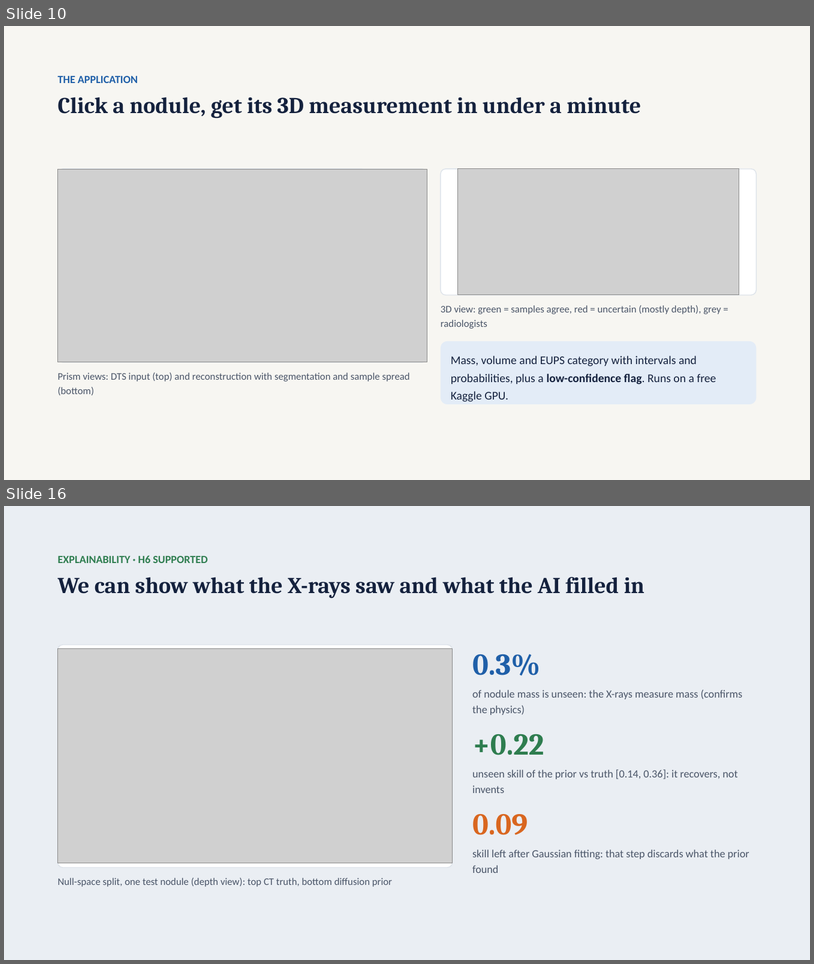
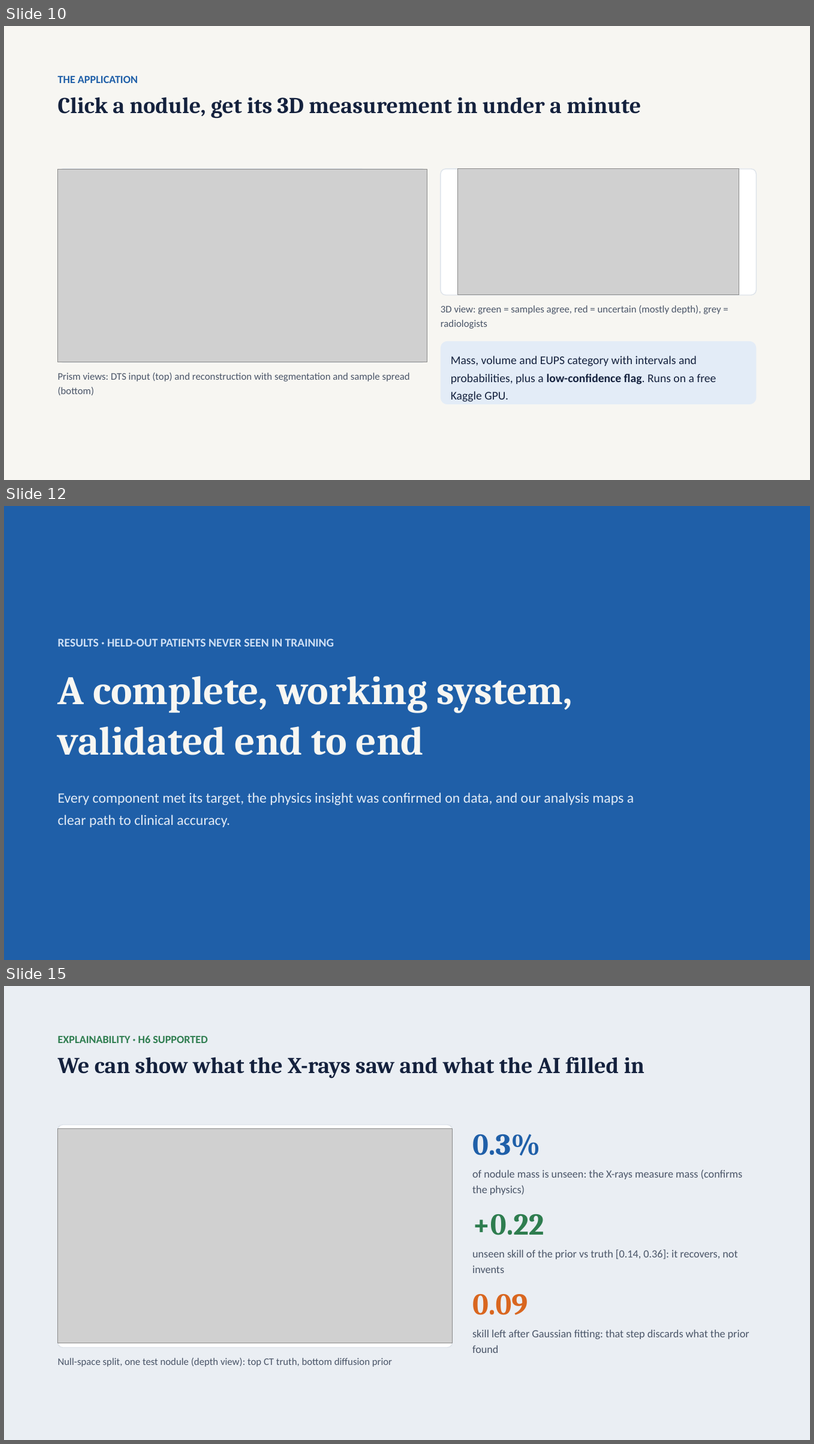
Before and after one commit to tcsquanta/medlift3d, a slide deck: report/MedLift3D_Defense.pptx. Shown one above the other, each under a label of ours: slides 10 and 16 before the commit, slides 10, 12 and 15 after it; the slides between them are not shown. The pictures are 814x964 and 814x1444 pixels, drawn with LibreOffice and Linux fonts; fonts in the diff are those of the drawing; grey boxes stand for pictures. Boxes give left, top, right and bottom in pixels: in the first picture for what was removed or moved away, otherwise in the second. Text is boxed around its words. In the diff, an @@ line names an element or a change of style, - is before the commit and + after.

```diff
--- a/report/MedLift3D_Defense.pptx
+++ b/report/MedLift3D_Defense.pptx
@@ slide 12 added at bbox=[4, 506, 810, 960], background #1F5FA8 @@
@@ text added at bbox=[58, 639, 334, 646], 14 pt, text #CFE0F5, bold @@
+RESULTS · HELD-OUT PATIENTS NEVER SEEN IN TRAINING
@@ text added at bbox=[58, 676, 573, 755], 48 pt, text #F7F6F2, bold @@
+A complete, working system, validated end to end
@@ text added at bbox=[58, 792, 634, 827], 17 pt, text #E3ECF7 @@
+Every component met its target, the physics insight was confirmed on data, and our analysis maps a clear path to clinical accuracy.
@@ what was slide 16 is now slide 15 @@
```
Also in this commit, not shown: 7 slides changed, 1 slide removed.
